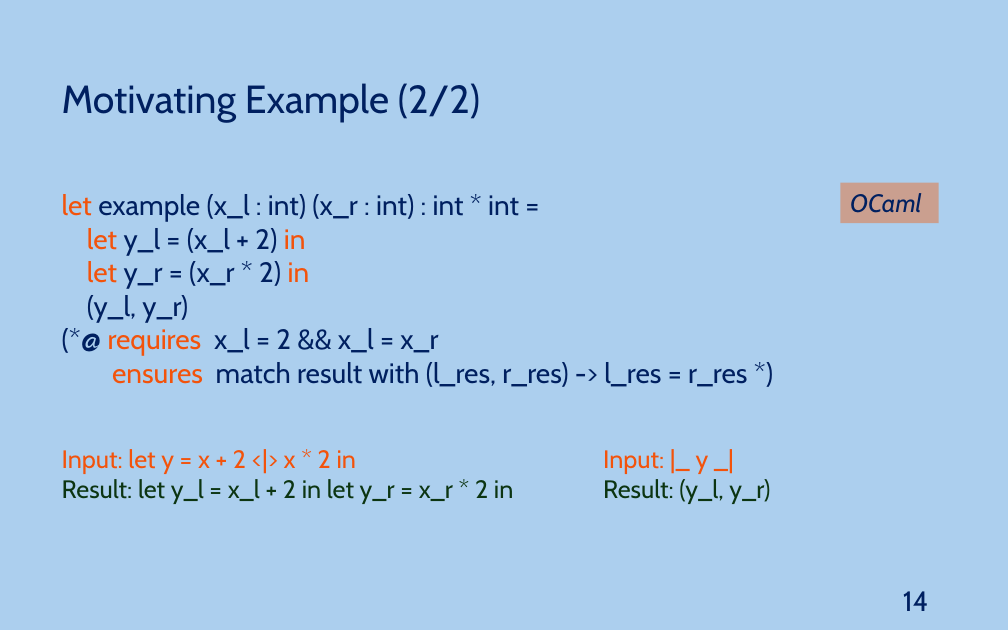
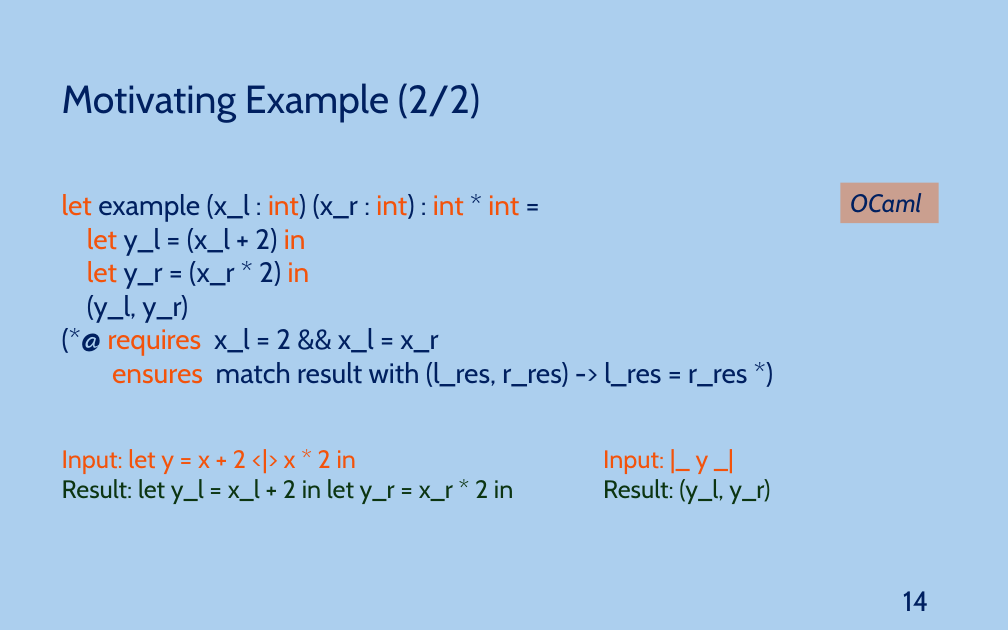
Before and after one commit to JoaoNini75/MasterThesis, a slide deck: slide 14 of tese/presentation/Ap Tese.pptx. Drawn at 1008x630 pixels with LibreOffice and Linux fonts; fonts in the diff are those of the drawing. Boxes give left, top, right and bottom in pixels: in the first picture for what was removed or moved away, otherwise in the second. Text is boxed around its words. In the diff, an @@ line names an element or a change of style, - is before the commit and + after.

```diff
--- a/tese/presentation/Ap Tese.pptx
+++ b/tese/presentation/Ap Tese.pptx
@@ text at <box>62,194,519,221</box>: text colour #002060 to #F3530B in "int) int) int int" @@
```
Also in this commit, not shown: 2 other slides changed.
